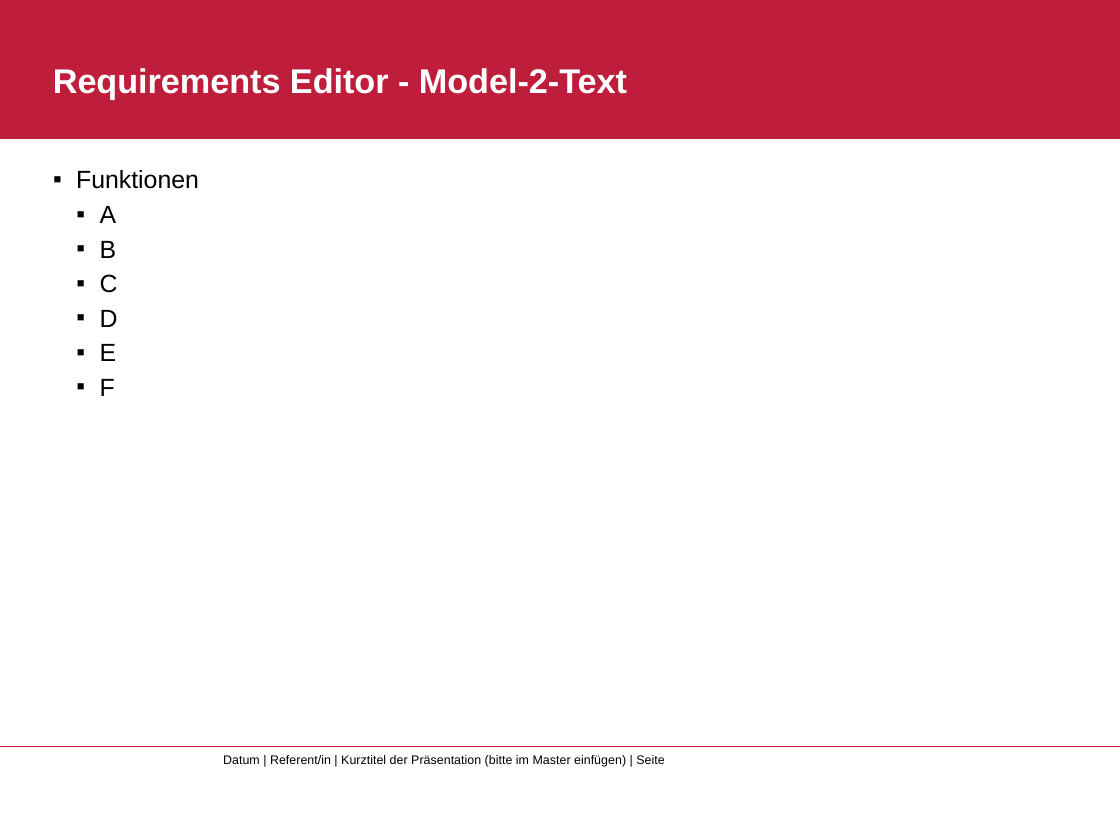
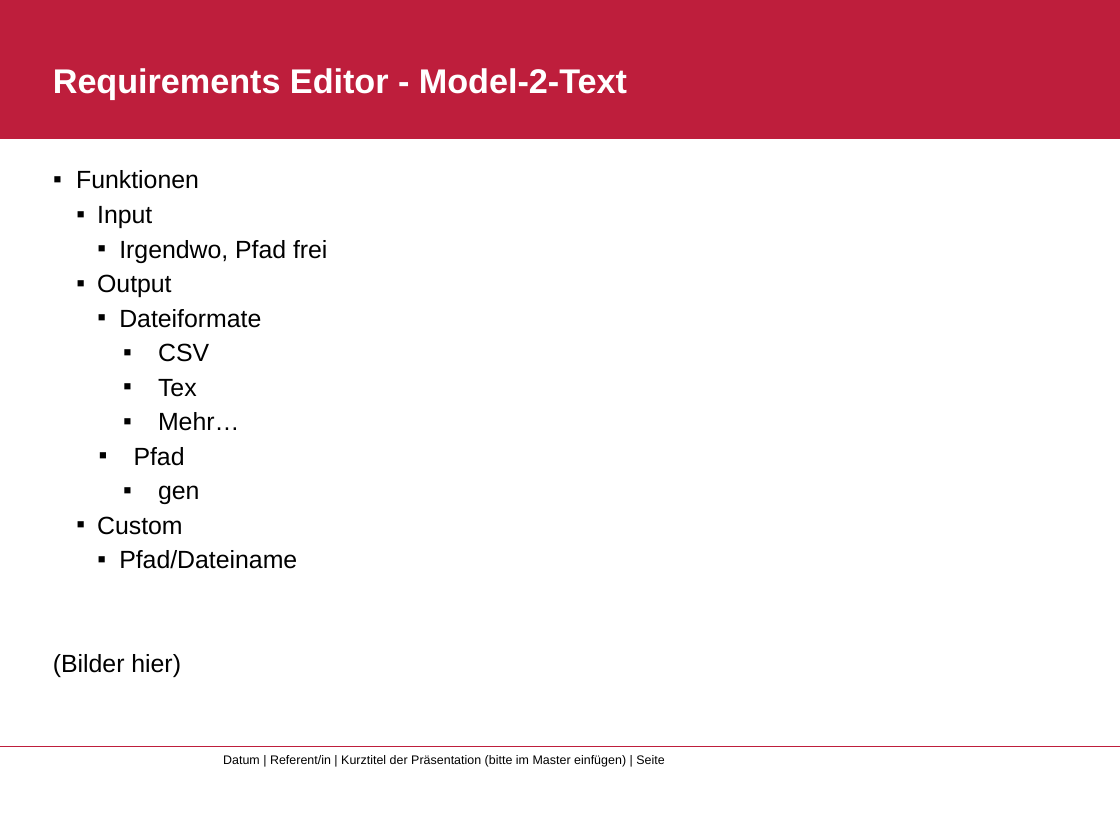
Before and after one commit to Kogoro/RequirementsEditor, a slide deck: slide 7 of MBSE - RequirementsEditor.pptx (slide 2 before the commit). Drawn at 1120x840 pixels with LibreOffice and Linux fonts; fonts in the diff are those of the drawing; background and template pictures are left out. Boxes give left, top, right and bottom in pixels: in the first picture for what was removed or moved away, otherwise in the second. Text is boxed around its words. In the diff, an @@ line names an element or a change of style, - is before the commit and + after.

```diff
--- a/MBSE - RequirementsEditor.pptx
+++ b/MBSE - RequirementsEditor.pptx
@@ text at bbox=[53, 206, 327, 677]: text changed @@
-    ▪ A
-    ▪ B
-    ▪ C
-    ▪ D
-    ▪ E
-    ▪ F
+    ▪ Input
+      ▪ Irgendwo, Pfad frei
+    ▪ Output
+      ▪ Dateiformate
+        ▪ CSV
+        ▪ Tex
+        ▪ Mehr…
+      ▪ Pfad
+        ▪ gen
+    ▪ Custom
+      ▪ Pfad/Dateiname
+(Bilder hier)
```
Also in this commit, not shown: 1 other slide changed, 3 slides added.
